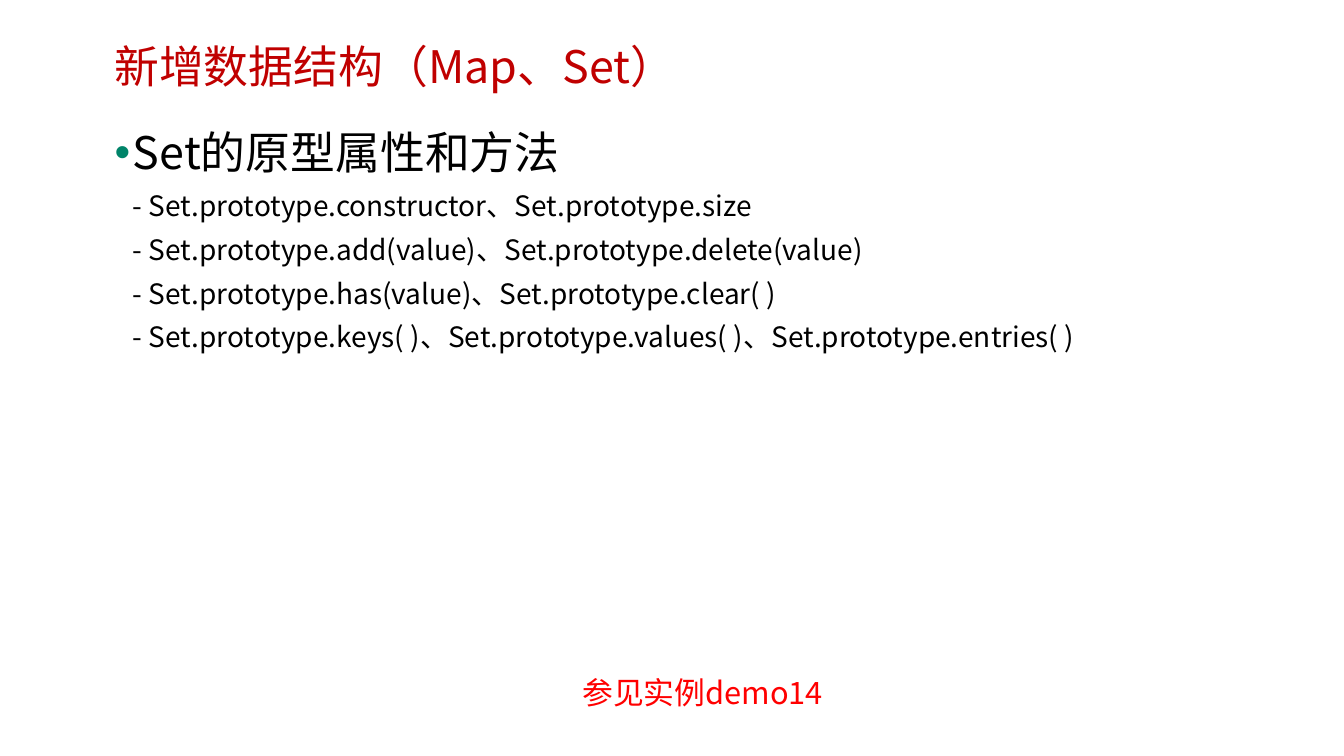
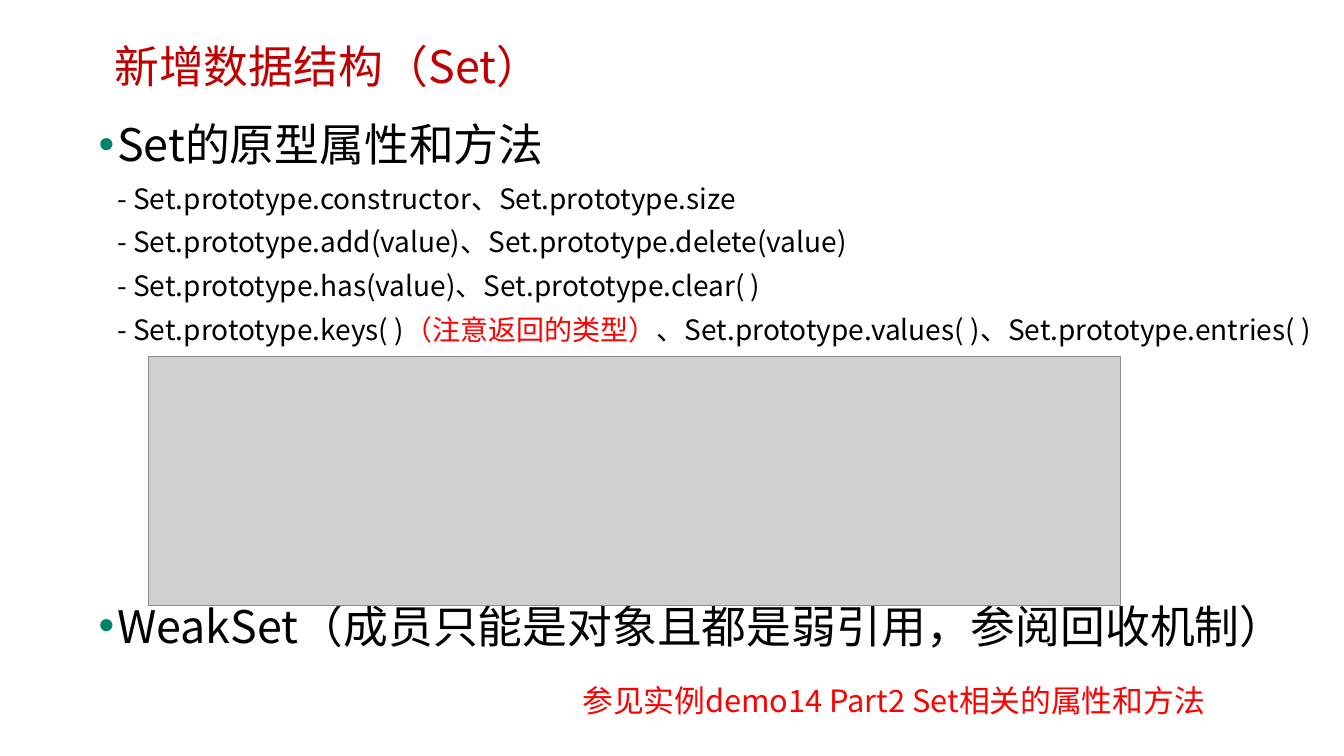
Before and after one commit to edu2act/course-javascript-advanced, a slide deck: slide 36 of 课程PPT/14.ECMAScript 6 二.pptx. Drawn at 1344x756 pixels with LibreOffice and Linux fonts; fonts in the diff are those of the drawing; grey boxes stand for pictures; background and template pictures are left out. Boxes give left, top, right and bottom in pixels: in the first picture for what was removed or moved away, otherwise in the second. Text is boxed around its words. In the diff, an @@ line names an element or a change of style, - is before the commit and + after.

```diff
--- a/课程PPT/14.ECMAScript 6 二.pptx
+++ b/课程PPT/14.ECMAScript 6 二.pptx
@@ text at [114, 44, 541, 87]: text changed @@
-新增数据结构（Map、Set）
+新增数据结构（Set）
@@ text at [117, 123, 1295, 648]: text changed @@
-• Set的原型属性和方法
-  - Set.prototype.constructor、Set.prototype.size
-  - Set.prototype.add(value)、Set.prototype.delete(value)
-  - Set.prototype.has(value)、Set.prototype.clear( )
-  - Set.prototype.keys( )、Set.prototype.values( )、Set.prototype.entries( )
+• Set的原型属性和方法
+  - Set.prototype.constructor、Set.prototype.size
+  - Set.prototype.add(value)、Set.prototype.delete(value)
+  - Set.prototype.has(value)、Set.prototype.clear( )
+  - Set.prototype.keys( )（注意返回的类型）、Set.prototype.values( )、Set.prototype.entries( )
+• WeakSet（成员只能是对象且都是弱引用，参阅回收机制）
@@ picture added at [149, 357, 1121, 606] @@
@@ text at [582, 686, 1205, 715]: text changed @@
-参见实例demo14
+参见实例demo14 Part2 Set相关的属性和方法
```
Also in this commit, not shown: 7 other slides changed, 1 slide removed, 26 other files.
